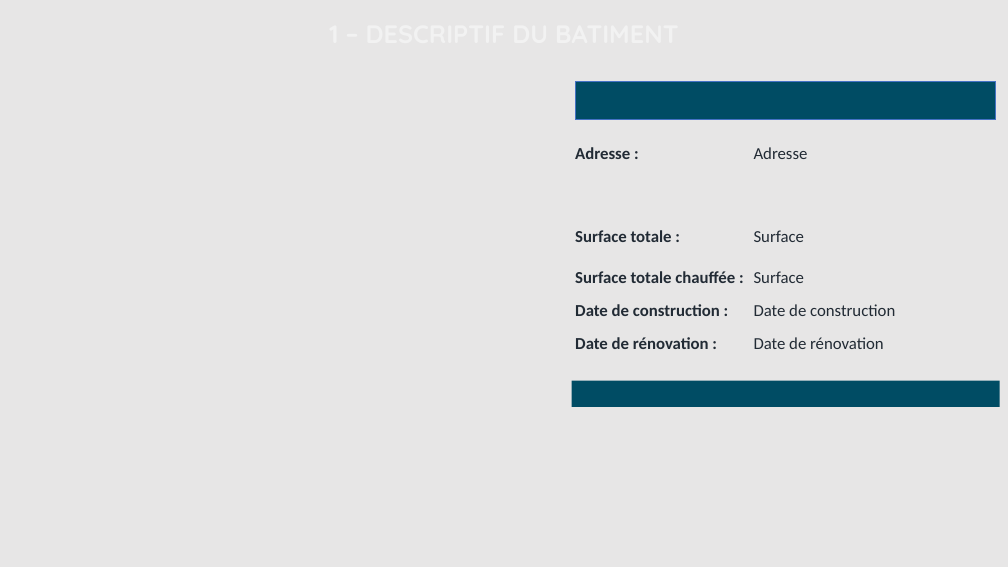
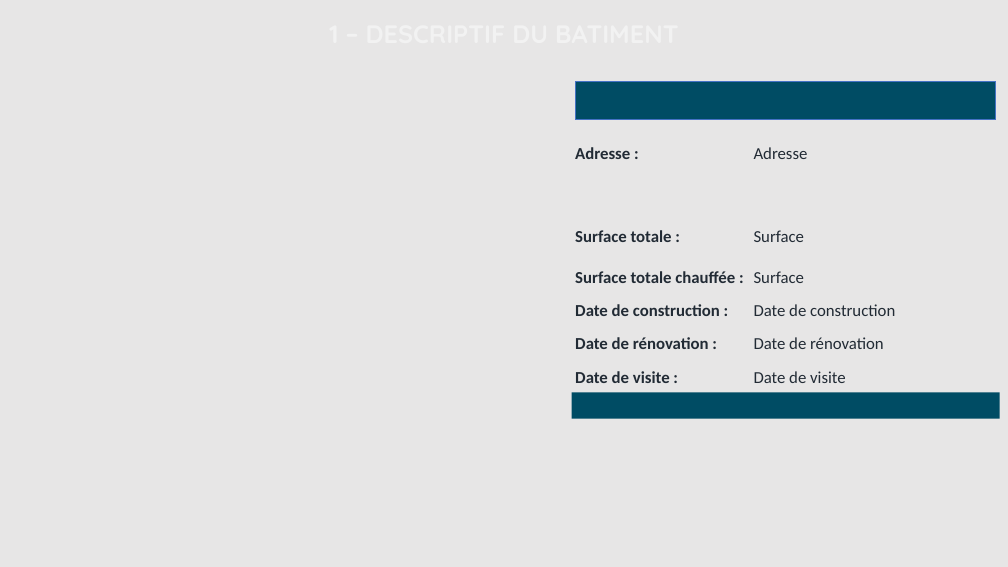
Before and after one commit to sigsieml/super-cep, a slide deck: slide 2 of app/src/main/assets/powerpointvierge.pptx. Drawn at 1008x567 pixels with LibreOffice and Linux fonts; fonts in the diff are those of the drawing; background and template pictures are left out. Boxes give left, top, right and bottom in pixels: in the first picture for what was removed or moved away, otherwise in the second. Text is boxed around its words. In the diff, an @@ line names an element or a change of style, - is before the commit and + after.

Commit message:
Ajout d'une date de visite #51

```diff
--- a/app/src/main/assets/powerpointvierge.pptx
+++ b/app/src/main/assets/powerpointvierge.pptx
@@ table at (575, 144, 997, 387) @@
+row 6: Date de visite : | Date de visite
@@ rectangle: place and size @@
-rectangle at (572, 380, 1000, 407)
+rectangle at (572, 392, 1000, 419)
```
Also in this commit, not shown: 6 other files.
